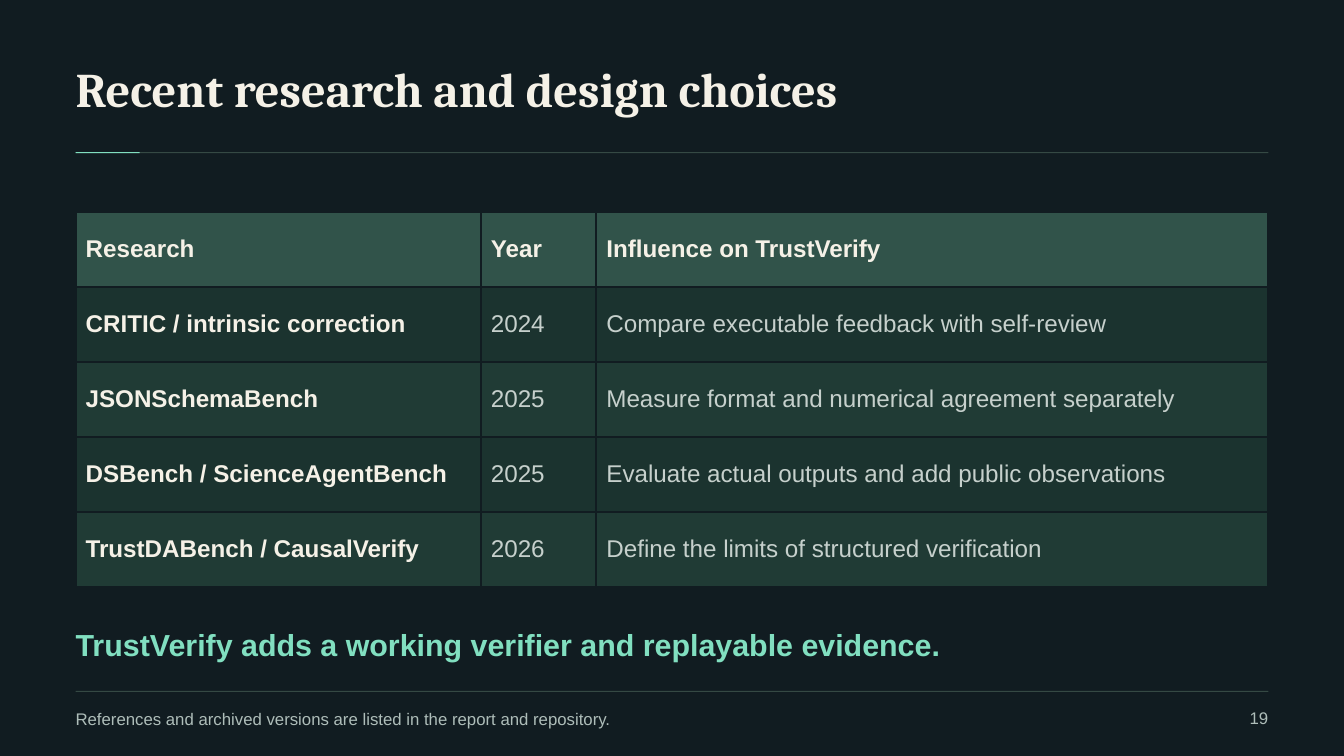
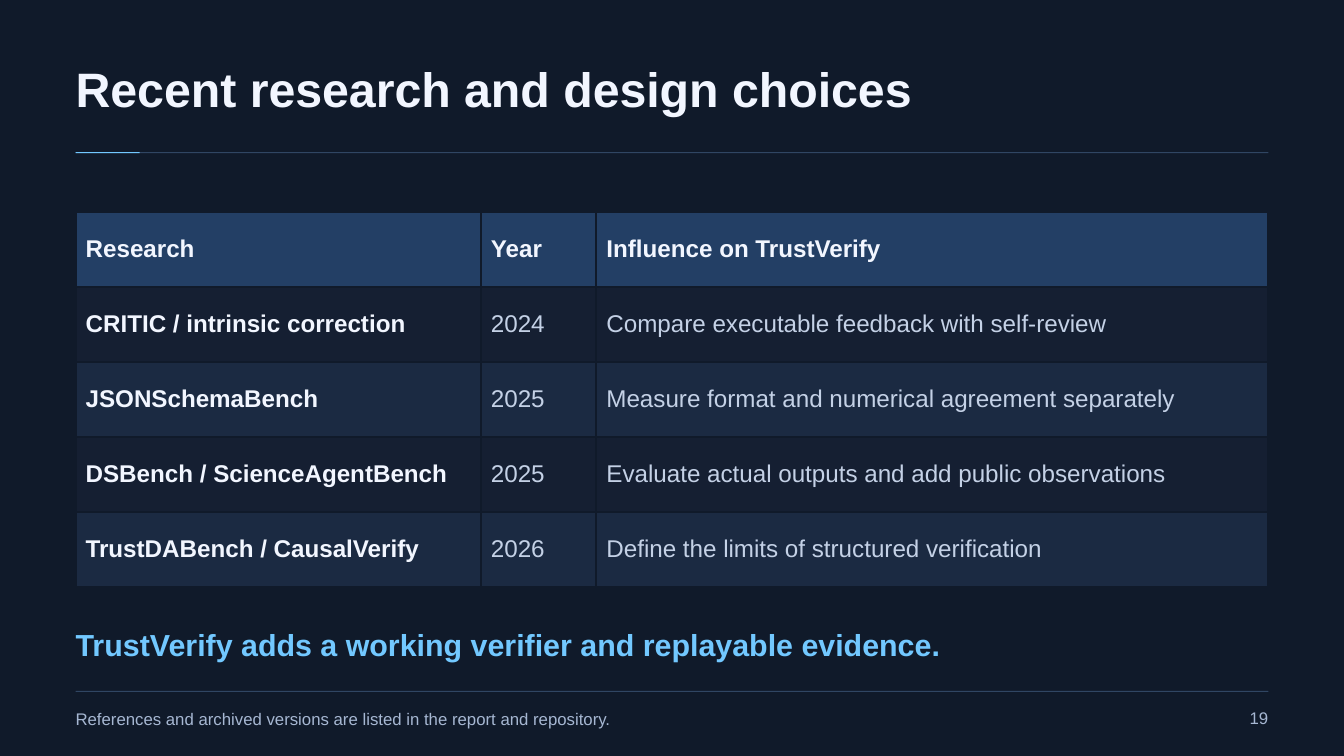
Before and after one commit to naazzarov/trustverify-ai-analysis, a slide deck: slide 19 of presentation/TrustVerify-Dark-Defense.pptx. Drawn at 1344x756 pixels with LibreOffice and Linux fonts; fonts in the diff are those of the drawing. Boxes give left, top, right and bottom in pixels: in the first picture for what was removed or moved away, otherwise in the second. Text is boxed around its words. In the diff, an @@ line names an element or a change of style, - is before the commit and + after.

```diff
--- a/presentation/TrustVerify-Dark-Defense.pptx
+++ b/presentation/TrustVerify-Dark-Defense.pptx
@@ background #111C21 to #101A2A @@
@@ text "Recent research and design choices" at <box>76,72,912,116</box>: font Cambria to Arial, text colour #F5F1E7 to #F2F6FF @@
@@ rectangle at <box>76,152,1268,153</box>: fill #354944 to #304663 @@
@@ rectangle at <box>76,152,140,153</box>: fill #81DFC0 to #72C8FF @@
@@ table at <box>76,212,1269,587</box> @@
@@ fill #31534A to #233F65 in row 1 @@
@@ fill #1B332F to #151F32 in 6 cells @@
@@ fill #203B35 to #1B2A42 in 6 cells @@
@@ text colour #F5F1E7 to #F2F6FF in "Research", "Year", "Influence on TrustVerify", "CRITIC / intrinsic correction" and 3 more places @@
@@ text colour #C6D0CC to #C4D1E6 in "2024", "Compare executable feedback with self-review", "2025", "Measure format and numerical agreement separately" and 4 more places @@
@@ borders changed @@
@@ text "TrustVerify adds a working verifier ..." at <box>76,634,940,662</box>: text colour #81DFC0 to #72C8FF @@
@@ text "References and archived versions are ..." at <box>76,713,610,729</box>: text colour #AEBDB9 to #A6B7D2 @@
@@ rectangle at <box>76,691,1268,692</box>: fill #354944 to #304663 @@
@@ text "19" at <box>1250,712,1269,724</box>: text colour #AEBDB9 to #A6B7D2 @@
```
Also in this commit, not shown: 21 other slides changed, 7 other files.
